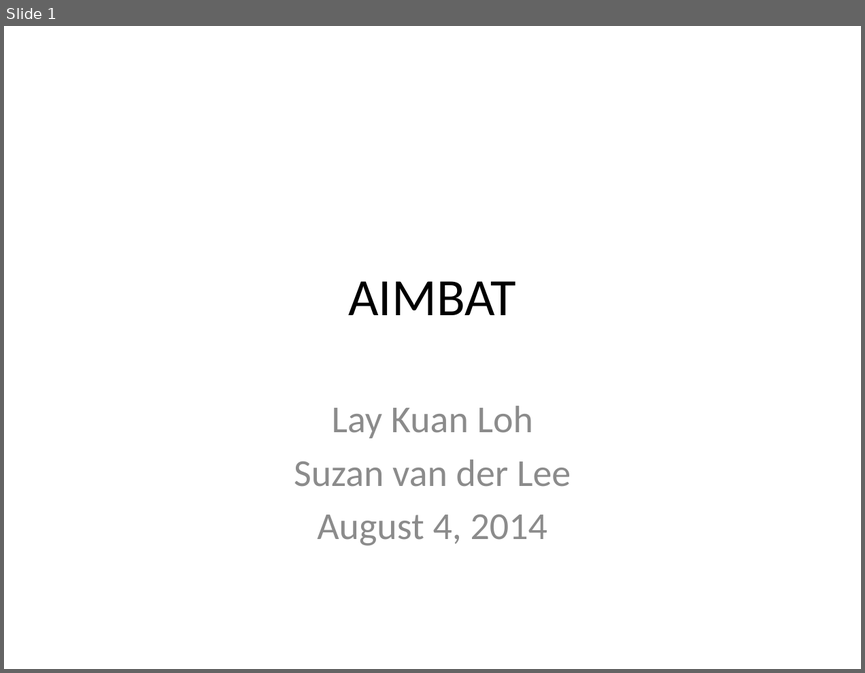
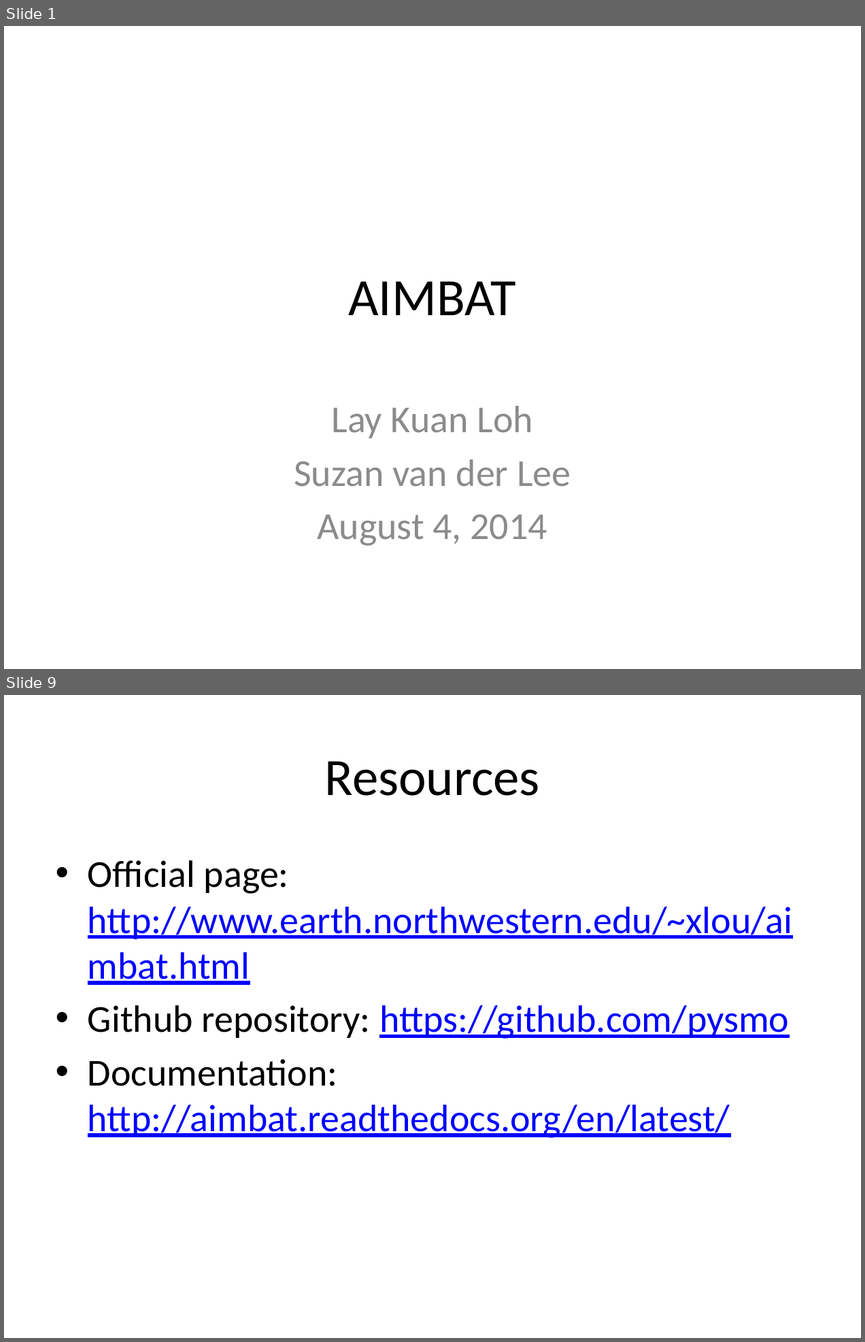
Before and after one commit to lkloh/USArray, a slide deck: AIMBAT/AIMBAT.pptx. Shown one above the other, each under a label of ours: slide 1 before the commit, slides 1 and 9 after it; the slides between them are not shown. The pictures are 865x673 and 865x1342 pixels, drawn with LibreOffice and Linux fonts; fonts in the diff are those of the drawing. Boxes give left, top, right and bottom in pixels: in the first picture for what was removed or moved away, otherwise in the second. Text is boxed around its words. In the diff, an @@ line names an element or a change of style, - is before the commit and + after.

```diff
--- a/AIMBAT/AIMBAT.pptx
+++ b/AIMBAT/AIMBAT.pptx
@@ slide 9 added at [4,695,861,1338], background #FFFFFF @@
@@ title added at [325,761,540,796], 44 pt, text #000000 @@
+Resources
@@ text added at [88,860,792,1138], 32 pt, text #0000FF, underline @@
+• Official page: http://www.earth.northwestern.edu/~xlou/aimbat.html
+• Github repository: https://github.com/pysmo
+• Documentation: http://aimbat.readthedocs.org/en/latest/
```
Also in this commit, not shown: 7 other slides added, 4 other files.
